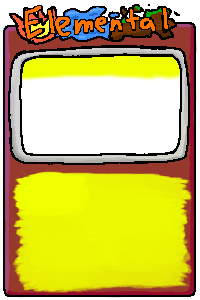
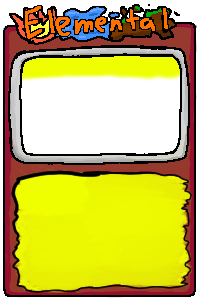
Layer changes from the first w=200, h=300 image to the second:
painted on "contents" over 5, 24, 197, 294
painted on "color" over 5, 24, 197, 294
painted on "Paint Layer 1" over 5, 24, 197, 256
